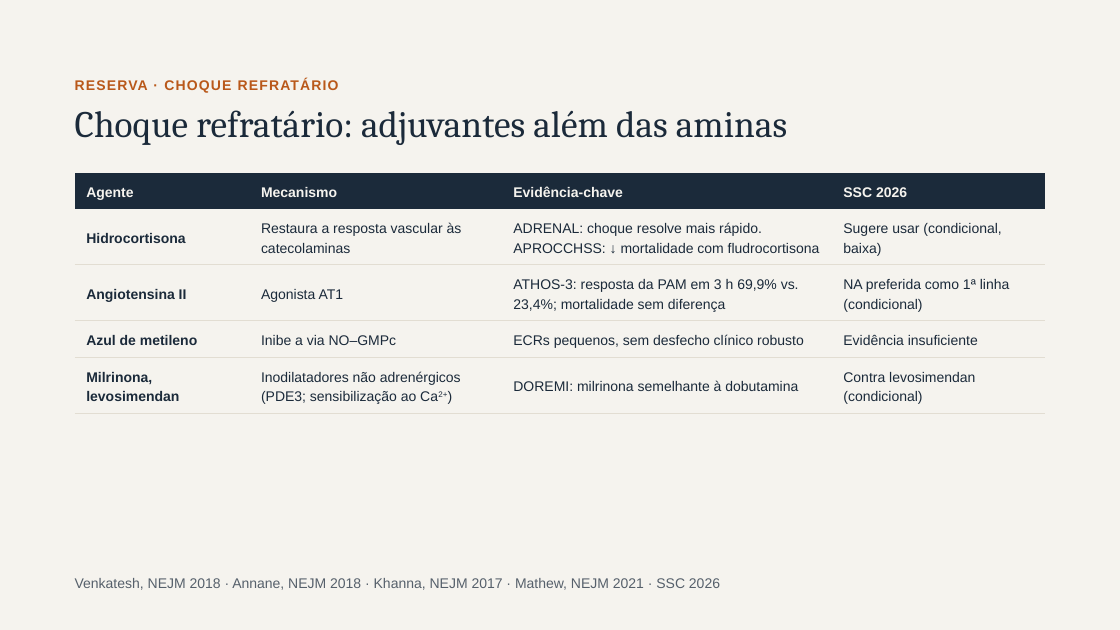
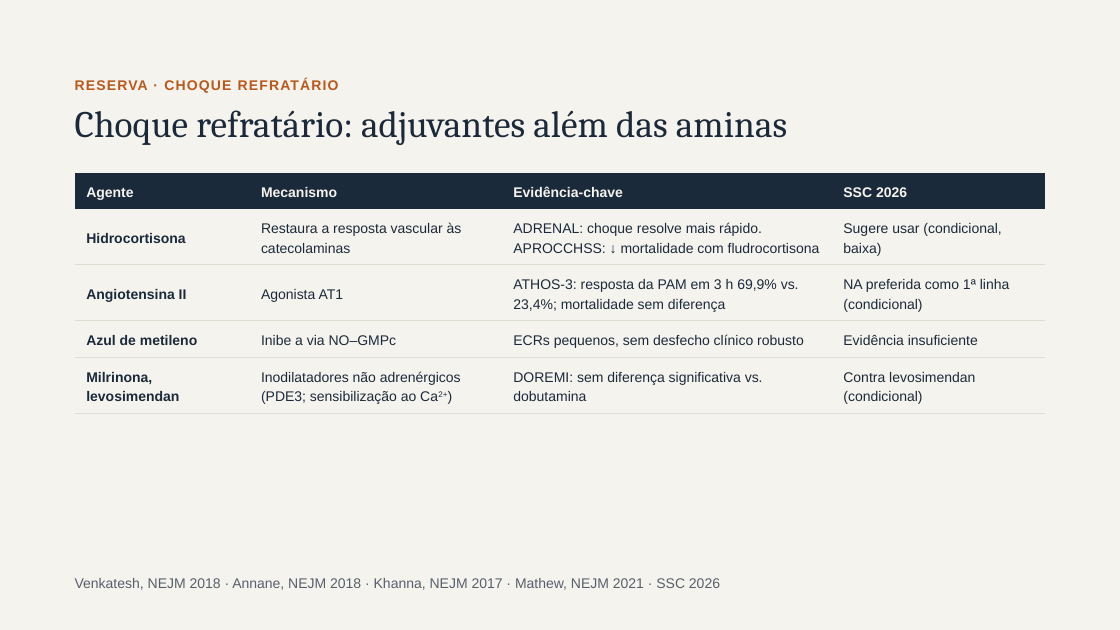
Before and after one commit to brunomoraesdubois-bit/Bruno, a slide deck: slide 22 of apresentacao/Aminas_Vasoativas.pptx (slide 21 before the commit). Drawn at 1120x630 pixels with LibreOffice and Linux fonts; fonts in the diff are those of the drawing. Boxes give left, top, right and bottom in pixels: in the first picture for what was removed or moved away, otherwise in the second. Text is boxed around its words. In the diff, an @@ line names an element or a change of style, - is before the commit and + after.

```diff
--- a/apresentacao/Aminas_Vasoativas.pptx
+++ b/apresentacao/Aminas_Vasoativas.pptx
@@ table at box(75, 173, 1045, 408) @@
-row 5, column 3: DOREMI: milrinona semelhante à dobutamina
+row 5, column 3: DOREMI: sem diferença significativa vs. dobutamina
```
Also in this commit, not shown: 13 other slides changed, 3 slides added, 3 slides removed, 22 other files.
